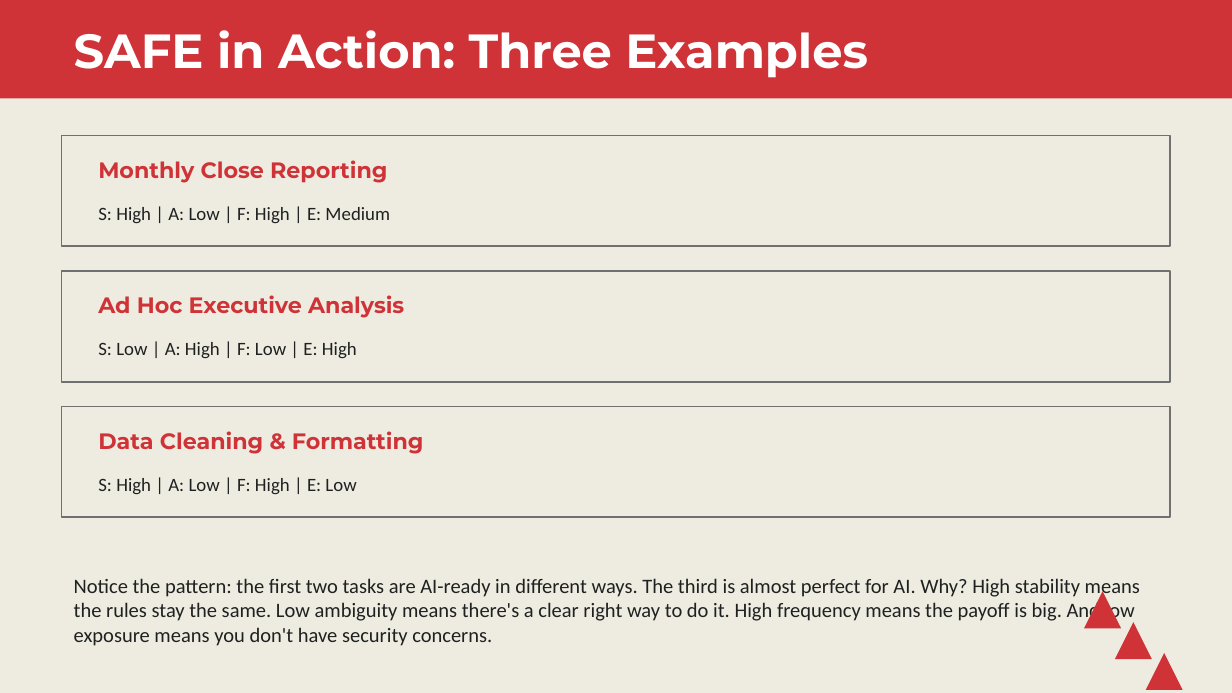
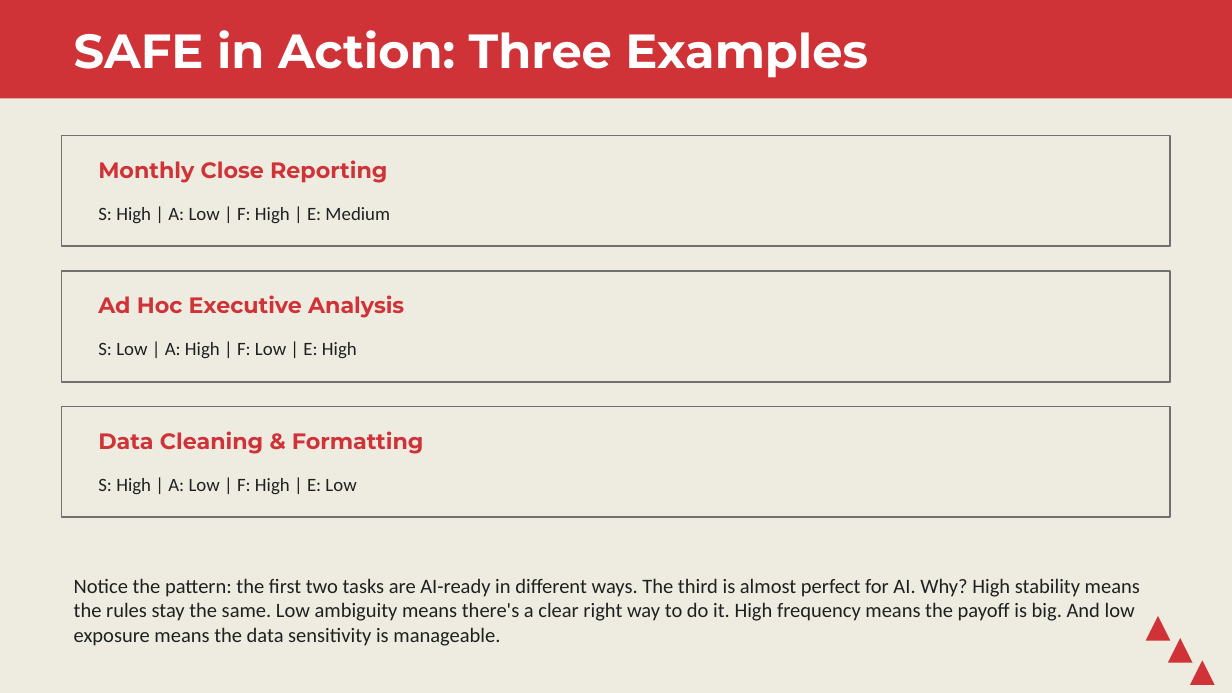
Before and after one commit to stringfestdata/map-excel-workflows-to-ai, a slide deck: slide 8 of workshop-slides.pptx. Drawn at 1232x693 pixels with LibreOffice and Linux fonts; fonts in the diff are those of the drawing. Boxes give left, top, right and bottom in pixels: in the first picture for what was removed or moved away, otherwise in the second. Text is boxed around its words. In the diff, an @@ line names an element or a change of style, - is before the commit and + after.

```diff
--- a/workshop-slides.pptx
+++ b/workshop-slides.pptx
@@ text at bbox=[74, 578, 1140, 646]: text changed @@
-Notice the pattern: the first two tasks are AI-ready in different ways. The third is almost perfect for AI. Why? High stability means the rules stay the same. Low ambiguity means there's a clear right way to do it. High frequency means the payoff is big. And low exposure means you don't have security concerns.
+Notice the pattern: the first two tasks are AI-ready in different ways. The third is almost perfect for AI. Why? High stability means the rules stay the same. Low ambiguity means there's a clear right way to do it. High frequency means the payoff is big. And low exposure means the data sensitivity is manageable.
@@ triangle: place and size @@
-triangle at bbox=[1084, 591, 1121, 628]
+triangle at bbox=[1146, 616, 1170, 641]
@@ triangle: place and size @@
-triangle at bbox=[1115, 622, 1152, 659]
+triangle at bbox=[1168, 638, 1193, 663]
@@ triangle: place and size @@
-triangle at bbox=[1146, 653, 1183, 690]
+triangle at bbox=[1190, 660, 1215, 685]
```
Also in this commit, not shown: 20 other slides changed, 2 slides added, 1 slide removed, 6 other files.
